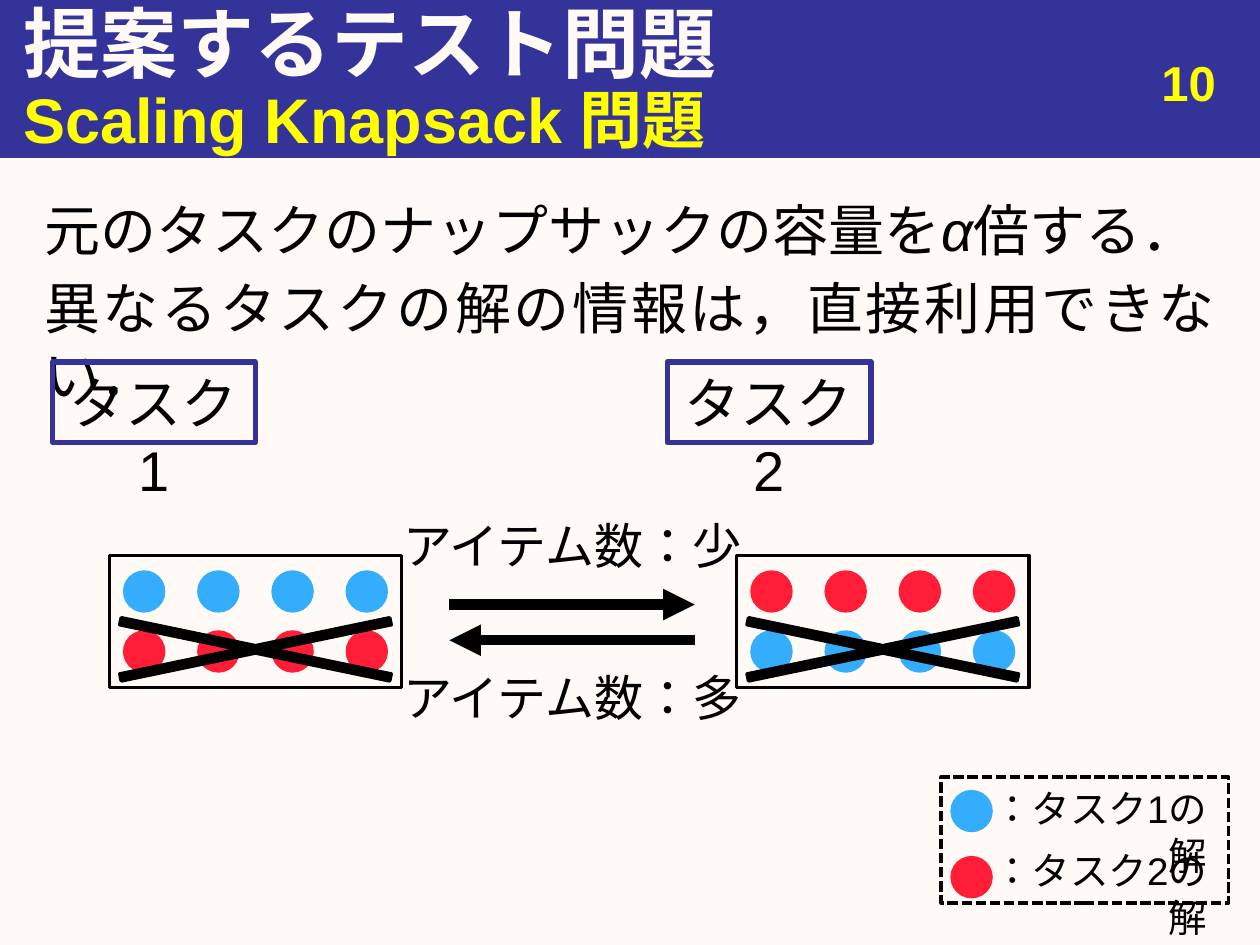
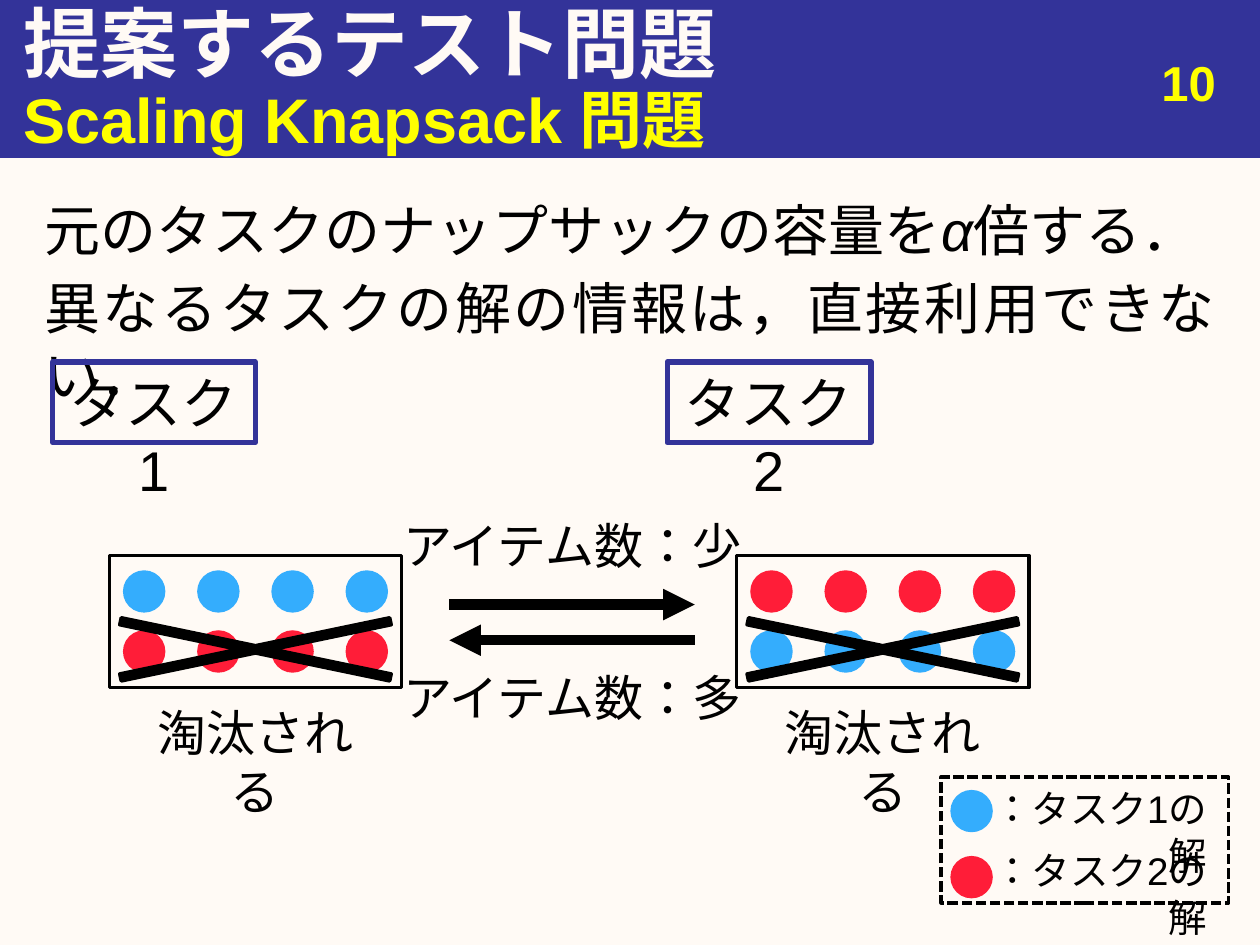
Before and after one commit to youle921/Slide-maintain, a slide deck: slide 11 of abstract/Slides/bachelor_thesis.pptx. Drawn at 1260x945 pixels with LibreOffice and Linux fonts; fonts in the diff are those of the drawing. Boxes give left, top, right and bottom in pixels: in the first picture for what was removed or moved away, otherwise in the second. Text is boxed around its words. In the diff, an @@ line names an element or a change of style, - is before the commit and + after.

```diff
--- a/abstract/Slides/bachelor_thesis.pptx
+++ b/abstract/Slides/bachelor_thesis.pptx
@@ text added at [157, 710, 353, 812], 28 pt, text #000000 @@
+淘汰される
@@ text added at [785, 710, 981, 812], 28 pt, text #000000 @@
+淘汰される
```
Also in this commit, not shown: 4 other slides changed.
